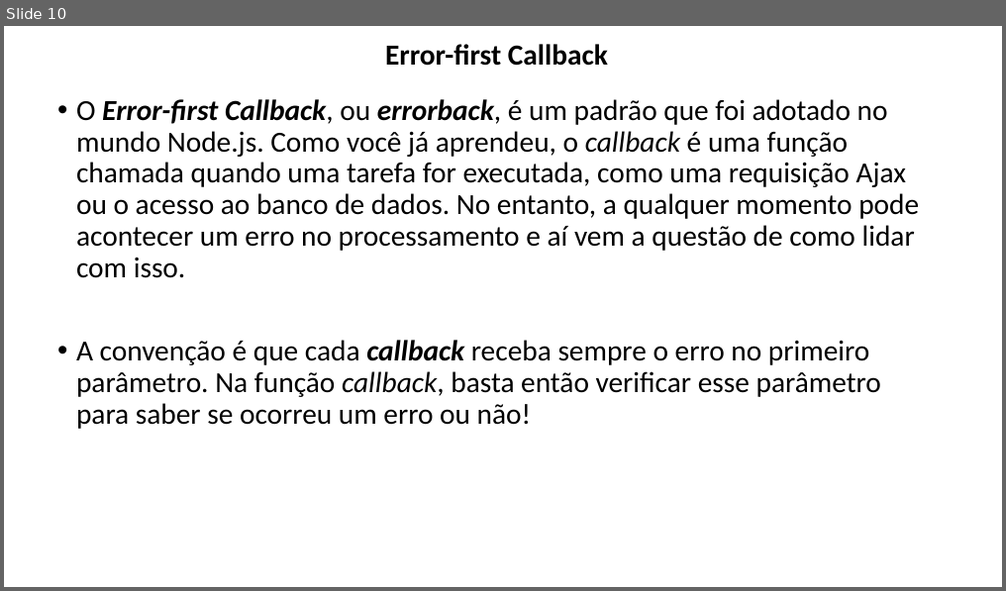
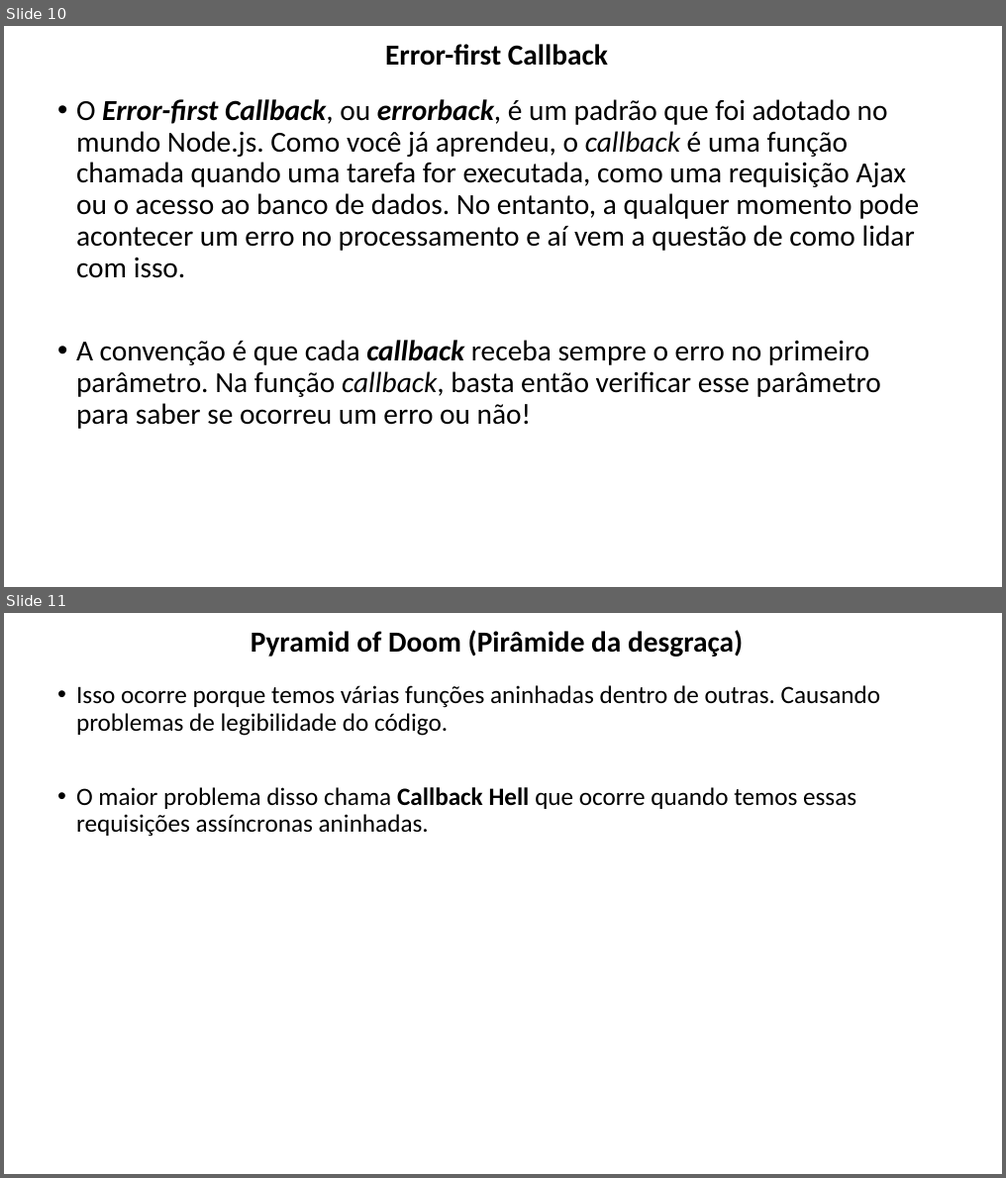
Before and after one commit to lacsousa/js-es6-oo-pp-avanc1, a slide deck: docs/JS Avançado 1-2-3-resumo.pptx. Shown one above the other, each under a label of ours: slide 10 before the commit, slides 10 and 11 after it. The pictures are 1006x591 and 1006x1178 pixels, drawn with LibreOffice and Linux fonts; fonts in the diff are those of the drawing. Boxes give left, top, right and bottom in pixels: in the first picture for what was removed or moved away, otherwise in the second. Text is boxed around its words. In the diff, an @@ line names an element or a change of style, - is before the commit and + after.

```diff
--- a/docs/JS Avançado 1-2-3-resumo.pptx
+++ b/docs/JS Avançado 1-2-3-resumo.pptx
@@ slide 11 added at bbox=[4, 613, 1002, 1174], background #FFFFFF @@
@@ title added at bbox=[251, 630, 743, 657], 28 pt, text #000000, bold @@
+Pyramid of Doom (Pirâmide da desgraça)
@@ text added at bbox=[76, 685, 880, 837], 24 pt, text #000000 @@
+• Isso ocorre porque temos várias funções aninhadas dentro de outras. Causando problemas de legibilidade do código.
+• O maior problema disso chama Callback Hell que ocorre quando temos essas requisições assíncronas aninhadas.
```
Also in this commit, not shown: 2 other files.
